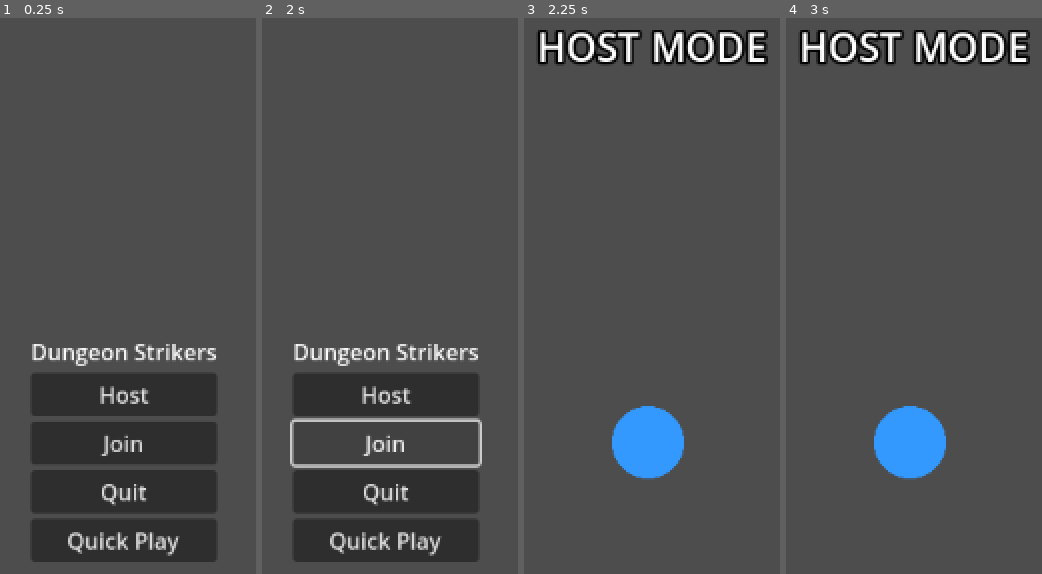
Above: before the commit, frames 1-4 (left to right).
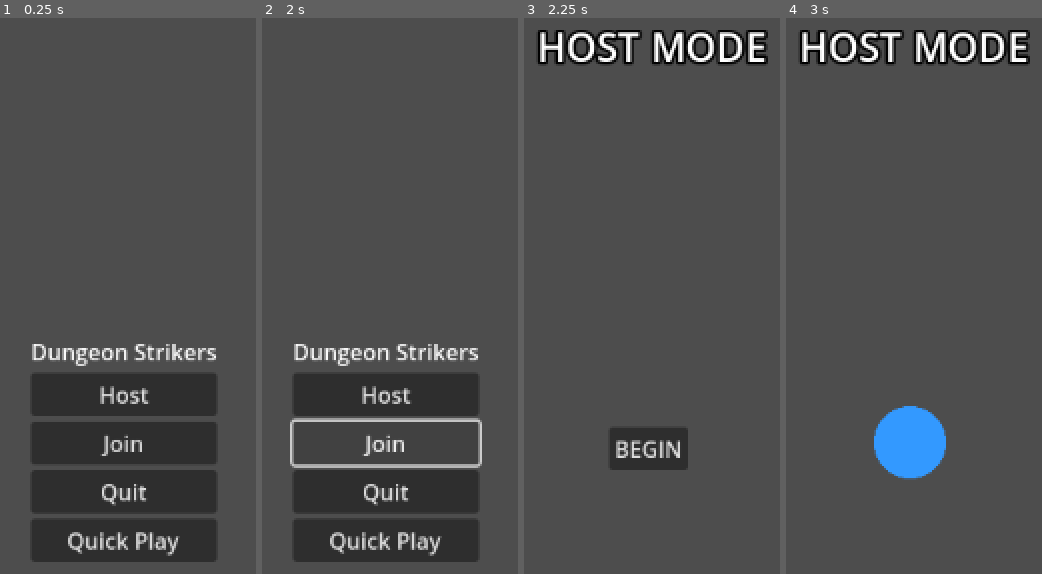
Above: after the commit, the same moments.

Repository: Tohzt/Dungeon-Strikers-2D
Game: Godot game, scene res://Main Menu/Main Menu.tscn
Two runs of this game, one before a commit and one after it. Both use one fixed random seed, a clock stepped at 60 frames per second and the inputs below.
Inputs (mouse positions are in pixels of both pictures, inside the frame that each line leads up to):
- Up to frame 1 (0.25 s): no input
- Up to frame 2 (2 s): click "Host" at 0.5 s; click "Join" at 1.25 s
- Up to frame 3 (2.25 s): click "Quick Play" at 2 s
- Up to frame 4 (3 s): click (908, 446) at 2.75 s, where only the run after the commit has a clickable "BEGIN"

Frames 1-2 are identical in both runs. In frame 3, 3.3% of the frame differs, in the area x 33-65%, y 69-84%; in frame 4, nothing differs.

Commit message:
wip: networking. client cant attack

Diff:
--- a/Ball/ball.tscn
+++ b/Ball/ball.tscn
@@ -1,6 +1,15 @@
-[gd_scene load_steps=4 format=3 uid="uid://cgg53vkkel4lq"]
+[gd_scene load_steps=6 format=3 uid="uid://cgg53vkkel4lq"]
 
 [ext_resource type="Script" path="res://Ball/ball.gd" id="1_ixnqm"]
+
+[sub_resource type="PhysicsMaterial" id="PhysicsMaterial_eo4ax"]
+rough = true
+bounce = 1.0
+
+[sub_resource type="SceneReplicationConfig" id="SceneReplicationConfig_xh4y6"]
+properties/0/path = NodePath(".:position")
+properties/0/spawn = true
+properties/0/replication_mode = 1
 
 [sub_resource type="CircleShape2D" id="CircleShape2D_mmb0u"]
 radius = 26.0
@@ -9,14 +18,18 @@
 radius = 26.0
 height = 52.0
 
-[node name="Ball" type="RigidBody2D"]
+[node name="Ball" type="RigidBody2D" groups=["Ball"]]
 position = Vector2(558, 302)
-collision_layer = 2
-collision_mask = 5
+collision_layer = 4
+collision_mask = 3
 mass = 0.5
+physics_material_override = SubResource("PhysicsMaterial_eo4ax")
 gravity_scale = 0.0
-linear_damp = 0.5
+linear_damp = 1.0
 script = ExtResource("1_ixnqm")
+
+[node name="MultiplayerSynchronizer" type="MultiplayerSynchronizer" parent="."]
+replication_config = SubResource("SceneReplicationConfig_xh4y6")
 
 [node name="CollisionShape2D" type="CollisionShape2D" parent="."]
 shape = SubResource("CircleShape2D_mmb0u")
--- a/Game/Room/room.gd
+++ b/Game/Room/room.gd
@@ -2,21 +2,21 @@
 
 
 # Toggle door function that handles both visibility and collision
-func toggle_door(door_name: String):
-	var door_node = $Doors.get_node(door_name)
+func toggle_door(door_name: String) -> void:
+	var door_node: CollisionPolygon2D = $Doors.get_node(door_name)
 	if door_node:
 		door_node.visible = not door_node.visible
 		door_node.disabled = not door_node.disabled
 
 # Convenience functions for specific doors
-func toggle_t_door():
+func toggle_t_door() -> void:
 	toggle_door("T_Door")
 
-func toggle_b_door():
+func toggle_b_door() -> void:
 	toggle_door("B_Door")
 
-func toggle_l_door():
+func toggle_l_door() -> void:
 	toggle_door("L_Door")
 
-func toggle_r_door():
+func toggle_r_door() -> void:
 	toggle_door("R_Door")
--- a/Game/game.gd
+++ b/Game/game.gd
@@ -7,5 +7,15 @@
 	if Input.is_action_just_pressed("ui_cancel"):
 		get_tree().change_scene_to_file(Global.MAIN)
 
-	var direction = Input.get_vector("look_left", "look_right", "look_up", "look_down")
+	if multiplayer.get_unique_id() != 1: return
+	# Overwrite Camera Movement
+	var direction: Vector2 = Input.get_vector("look_left", "look_right", "look_up", "look_down")
 	$Camera2D.position += direction * delta * 100
+
+
+func _on_btn_begin_pressed() -> void:
+	$"Host UI/BTN Begin".hide()
+	if multiplayer.get_unique_id() != 1: return
+	var _ball: BallClass = Global.BALL.instantiate()
+	_ball.global_position = $"Spawn Points/Ball Spawn".global_position
+	$Entities.add_child(_ball)
--- a/Game/game.tscn
+++ b/Game/game.tscn
@@ -1,21 +1,19 @@
-[gd_scene load_steps=7 format=3 uid="uid://cihs4nfo1pjvn"]
+[gd_scene load_steps=5 format=3 uid="uid://cihs4nfo1pjvn"]
 
-[ext_resource type="PackedScene" uid="uid://cgg53vkkel4lq" path="res://Ball/ball.tscn" id="1_6dktq"]
 [ext_resource type="Script" path="res://Game/game.gd" id="1_rc60p"]
 [ext_resource type="Script" path="res://Game/host_ui.gd" id="2_kysc5"]
 [ext_resource type="Script" path="res://Game/room_controller.gd" id="4_aitnw"]
 [ext_resource type="PackedScene" uid="uid://b4226omcdcsq6" path="res://Game/Room/room.tscn" id="4_nljok"]
 
-[sub_resource type="PhysicsMaterial" id="PhysicsMaterial_ts146"]
-bounce = 1.0
-
 [node name="Game" type="Node2D"]
 script = ExtResource("1_rc60p")
 
 [node name="MultiplayerSpawner" type="MultiplayerSpawner" parent="."]
-spawn_path = NodePath("../Players")
+_spawnable_scenes = PackedStringArray("res://Player/player.tscn", "res://Ball/ball.tscn")
+spawn_path = NodePath("../Entities")
+spawn_limit = 3
 
-[node name="Players" type="Node2D" parent="."]
+[node name="Entities" type="Node2D" parent="."]
 
 [node name="Host UI" type="CanvasLayer" parent="."]
 script = ExtResource("2_kysc5")
@@ -39,12 +37,20 @@
 vertical_alignment = 1
 uppercase = true
 
-[node name="Ball" parent="." instance=ExtResource("1_6dktq")]
-position = Vector2(576, 320)
-collision_layer = 4
-collision_mask = 3
-physics_material_override = SubResource("PhysicsMaterial_ts146")
-max_contacts_reported = 4
+[node name="BTN Begin" type="Button" parent="Host UI"]
+anchors_preset = 8
+anchor_left = 0.5
+anchor_top = 0.5
+anchor_right = 0.5
+anchor_bottom = 0.5
+offset_left = -28.5
+offset_top = -15.5
+offset_right = 28.5
+offset_bottom = 15.5
+grow_horizontal = 2
+grow_vertical = 2
+text = "BEGIN"
+icon_alignment = 1
 
 [node name="Camera2D" type="Camera2D" parent="."]
 anchor_mode = 0
@@ -73,3 +79,8 @@
 
 [node name="P2 Spawn" type="Marker2D" parent="Spawn Points"]
 position = Vector2(896, 320)
+
+[node name="Ball Spawn" type="Marker2D" parent="Spawn Points"]
+position = Vector2(576, 320)
+
+[connection signal="pressed" from="Host UI/BTN Begin" to="." method="_on_btn_begin_pressed"]
--- a/Game/host_ui.gd
+++ b/Game/host_ui.gd
@@ -1,9 +1,9 @@
 extends CanvasLayer
 
 
-func _ready():
+func _ready() -> void:
 	visible = multiplayer.is_server()
 
 
-func _process(_delta):
+func _process(_delta: float) -> void:
 	pass
--- a/Game/room_controller.gd
+++ b/Game/room_controller.gd
@@ -1,32 +1,32 @@
 extends Node
 
 var current_room: RoomClass
-var prev_key1_pressed := false
-var prev_key2_pressed := false
-var prev_key3_pressed := false
-var prev_key4_pressed := false
+var prev_key1_pressed: bool = false
+var prev_key2_pressed: bool = false
+var prev_key3_pressed: bool = false
+var prev_key4_pressed: bool = false
 
 # Dictionary mapping key constants to door names and previous key states
-var key_mappings = {
+var key_mappings: Dictionary = {
 	KEY_1: {"door": "T_Door", "prev_pressed": "prev_key1_pressed"},
 	KEY_2: {"door": "B_Door", "prev_pressed": "prev_key2_pressed"},
 	KEY_3: {"door": "L_Door", "prev_pressed": "prev_key3_pressed"},
 	KEY_4: {"door": "R_Door", "prev_pressed": "prev_key4_pressed"}
 }
 
-func _ready():
+func _ready() -> void:
 	current_room = $"Room Center"
 
-func _process(_delta):
-	for key in key_mappings:
+func _process(_delta: float) -> void:
+	for key: int in key_mappings:
 		check_key_for_door(key, key_mappings[key]["door"], key_mappings[key]["prev_pressed"])
 
 # Helper function to check if a key was just pressed and toggle the corresponding door
-func check_key_for_door(key_code: int, door_name: String, prev_pressed_var: String):
-	var key_pressed = Input.is_physical_key_pressed(key_code)
+func check_key_for_door(key_code: int, door_name: String, prev_pressed_var: String) -> void:
+	var key_pressed: bool = Input.is_physical_key_pressed(key_code)
 	if key_pressed and not get(prev_pressed_var) and current_room:
 		current_room.toggle_door(door_name)
 	set(prev_pressed_var, key_pressed)
 
-func _on_room_changed(new_room: RoomClass):
+func _on_room_changed(new_room: RoomClass) -> void:
 	current_room = new_room
--- a/Main Menu/main_menu.gd
+++ b/Main Menu/main_menu.gd
@@ -1,29 +1,29 @@
 extends Node
 
-const PLAYER = preload("res://Player/player.tscn")
+const PLAYER: PackedScene = preload("res://Player/player.tscn")
 
 
-func _on_host_pressed():
+func _on_host_pressed() -> void:
 	# Use the Multiplayer autoload to handle hosting
 	if has_node("/root/Multiplayer"):
-		var multiplayer_node = get_node("/root/Multiplayer")
+		var multiplayer_node: Node = get_node("/root/Multiplayer")
 		multiplayer_node.create_server()
 	else:
 		print("Error: Multiplayer autoload not found")
 
 
-func _on_join_pressed():
+func _on_join_pressed() -> void:
 	# Use the Multiplayer autoload to handle joining
 	if has_node("/root/Multiplayer"):
-		var multiplayer_node = get_node("/root/Multiplayer")
+		var multiplayer_node: Node = get_node("/root/Multiplayer")
 		multiplayer_node.join_server()
 	else:
 		print("Error: Multiplayer autoload not found")
 
 
-func _on_quit_pressed():
+func _on_quit_pressed() -> void:
 	get_tree().quit()
 
 
-func _on_quick_play_pressed():
+func _on_quick_play_pressed() -> void:
 	get_tree().change_scene_to_file(Global.GAME)
--- a/Player/player.gd
+++ b/Player/player.gd
@@ -1,30 +1,36 @@
 class_name PlayerClass extends CharacterBody2D
 
-@onready var col_body = $Body  # Reference to the player's collision body
+@onready var col_body: CollisionShape2D = $Body  # Reference to the player's collision body
 @onready var col_attack: AttackClass = $Attack  # Reference to the attack projectile
 
-# Multiplayer variables
-@export var player_id := 1
-var is_local_player = false
-
 # Movement constants
-const SPEED = 300.0  # Player movement speed
+const SPEED: float = 300.0  # Player movement speed
 
 # Attack properties
-const ATTACK_POWER = 400.0  # Force applied to objects hit by the attack
-var can_attack = true  # Flag to determine if player can attack
-var attack = false  # Flag to track if attack button is pressed
-var attack_cooldown = 0.0  # Timer to track attack cooldown
-var attack_cooldown_max = 0.5  # Time in seconds before player can attack again
+const ATTACK_POWER: float = 400.0  # Force applied to objects hit by the attack
+var can_attack: bool = true  # Flag to determine if player can attack
+var attack: bool= false  # Flag to track if attack button is pressed
+var attack_cooldown: float = 0.0  # Timer to track attack cooldown
+var attack_cooldown_max: float= 0.5  # Time in seconds before player can attack again
 var attack_direction: Vector2
 
-func _enter_tree():
+func _enter_tree() -> void:
 	# Set the appropriate player ID for network identity
 	if multiplayer.has_multiplayer_peer():
-		is_local_player = player_id == multiplayer.get_unique_id()
+		set_multiplayer_authority(int(str(name)))
 
-func _input(event):
-	if !is_local_player: return
+func _ready() -> void:
+	var _spawn_id: int = 1 if multiplayer.is_server() else 2
+	if multiplayer.get_unique_id() != int(str(name)):
+		modulate = Color.RED
+		_spawn_id = 1 if _spawn_id == 2 else 2
+	var _spawn_point: String = "Spawn Points/P%s Spawn" % _spawn_id
+	var current_scene: Node = get_tree().current_scene
+	var _spwner: Node = current_scene.get_node(_spawn_point)
+	global_position = _spwner.global_position
+
+func _input(event: InputEvent) -> void:
+	if !is_multiplayer_authority(): return
 
 	# Handle mouse input for attacking
 	if event is InputEventMouseButton and event.button_index == MOUSE_BUTTON_LEFT:
@@ -32,27 +38,27 @@
 			attack = true
 			# Update target direction based on mouse position
 			#TODO: Consider always tracking mouse_position
-			var mouse_position = get_global_mouse_position()
+			var mouse_position: Vector2 = get_global_mouse_position()
 			attack_direction = (mouse_position - global_position).normalized()
 		if event.is_released():
 			attack = false
 
-func _process(delta):
-	if !is_local_player: return
+func _process(delta: float) -> void:
+	if !is_multiplayer_authority(): return
 	_handle_attack_cooldown(delta)
 
-func _physics_process(delta):
-	if !is_local_player: return
+func _physics_process(delta: float) -> void:
+	if !is_multiplayer_authority(): return
 	_handle_attack()
 	_handle_movement(delta)
 
-func _handle_attack_cooldown(delta):
+func _handle_attack_cooldown(delta: float) -> void:
 	if !can_attack:
 		attack_cooldown -= delta
 		if attack_cooldown <= 0:
 			can_attack = true
 
-func _handle_attack():
+func _handle_attack() -> void:
 	if col_attack:
 		if attack:
 			# Launch attack in direction of mouse cursor
@@ -64,11 +70,11 @@
 			# Attack is not active and cooldown is complete
 			col_attack.return_to_owner()
 
-func _handle_movement(delta):
-	var direction = Input.get_vector("move_left", "move_right", "move_up", "move_down")
+func _handle_movement(delta: float) -> void:
+	var direction: Vector2 = Input.get_vector("move_left", "move_right", "move_up", "move_down")
 	if direction:
 		# Smooth movement with lerp for better feel
-		var prev_dir = velocity.normalized()
+		var prev_dir: Vector2 = velocity.normalized()
 		velocity.x = lerp(prev_dir.x, direction.x, delta*10) * SPEED
 		velocity.y = lerp(prev_dir.y, direction.y, delta*10) * SPEED
 	else:
--- a/Player/player.tscn
+++ b/Player/player.tscn
@@ -1,7 +1,15 @@
-[gd_scene load_steps=9 format=3 uid="uid://btf8e0wnlbd82"]
+[gd_scene load_steps=10 format=3 uid="uid://btf8e0wnlbd82"]
 
 [ext_resource type="Script" path="res://Player/player.gd" id="1_iyeam"]
 [ext_resource type="Script" path="res://Player/player_attack.gd" id="2_r7mu0"]
+
+[sub_resource type="SceneReplicationConfig" id="SceneReplicationConfig_emixd"]
+properties/0/path = NodePath(".:position")
+properties/0/spawn = true
+properties/0/replication_mode = 1
+properties/1/path = NodePath("Attack:position")
+properties/1/spawn = true
+properties/1/replication_mode = 1
 
 [sub_resource type="Gradient" id="Gradient_i7jue"]
 offsets = PackedFloat32Array(0.6875, 0.721154)
@@ -30,6 +38,9 @@
 collision_layer = 2
 script = ExtResource("1_iyeam")
 
+[node name="MultiplayerSynchronizer" type="MultiplayerSynchronizer" parent="."]
+replication_config = SubResource("SceneReplicationConfig_emixd")
+
 [node name="Sprite2D" type="Sprite2D" parent="."]
 modulate = Color(0, 1, 0, 1)
 texture = SubResource("GradientTexture2D_sfcxh")
@@ -43,7 +54,6 @@
 [node name="Attack" type="RigidBody2D" parent="."]
 top_level = true
 collision_layer = 2
-collision_mask = 0
 custom_integrator = true
 contact_monitor = true
 max_contacts_reported = 2
--- a/Player/player_attack.gd
+++ b/Player/player_attack.gd
@@ -1,20 +1,20 @@
 class_name AttackClass extends RigidBody2D
 
 @onready var Master: PlayerClass = get_parent()
-@onready var mesh_instance = $MeshInstance2D  # Visual representation of the attack
+@onready var mesh_instance: MeshInstance2D = $MeshInstance2D  # Visual representation of the attack
 
 # State variables
-var is_active = false  # Flag to track if attack is currently active
+var is_active: bool = false  # Flag to track if attack is currently active
 var attack_direction: Vector2 = Vector2.ZERO  # Direction of the attack
 var owner_velocity: Vector2 = Vector2.ZERO  # Reference to the owner's velocity for combined hits
 
-func _ready():
+func _ready() -> void:
 	modulate = Master.modulate
 	global_position = Master.global_position
 	_update_appearance(false)
 
 # Called by the player to launch the attack
-func attack(direction: Vector2, power: float, owner_vel: Vector2):
+func attack(direction: Vector2, power: float, owner_vel: Vector2) -> void:
 	attack_direction = direction
 	owner_velocity = owner_vel
 	apply_central_impulse(direction * power)
@@ -22,12 +22,12 @@
 	is_active = true
 
 # Reset the attack position to the owner
-func reset_position(owner_position: Vector2 = Master.global_position):
+func reset_position(owner_position: Vector2 = Master.global_position) -> void:
 	global_position = owner_position
 	linear_velocity = Vector2.ZERO
 
 # HACK: Why the fuck does this break when i remove the if/else..?
-func return_to_owner(owner_position: Vector2 = Master.global_position):
+func return_to_owner(owner_position: Vector2 = Master.global_position) -> void:
 	if global_position.distance_to(owner_position) > 5:
 		_update_appearance(false)
 		reset_position(owner_position)
@@ -38,6 +38,6 @@
 		is_active = false
 
 # Update the visual appearance of the attack
-func _update_appearance(active: bool):
-	var _offset = 0.0 if active else 0.2
+func _update_appearance(active: bool) -> void:
+	var _offset: float = 0.0 if active else 0.2
 	mesh_instance.scale = Vector2(1.0 - _offset, 1.0 - _offset)
--- a/global.gd
+++ b/global.gd
@@ -1,7 +1,8 @@
 extends Node
 
-const GAME = "res://Game/game.tscn"
-const MAIN = "res://Main Menu/Main Menu.tscn"
-const ROOM = "res://Game/Room/room.tscn"
+const GAME: String = "res://Game/game.tscn"
+const MAIN: String = "res://Main Menu/Main Menu.tscn"
+const ROOM: String = "res://Game/Room/room.tscn"
 
-const PLAYER = preload("res://Player/player.tscn")
+const PLAYER: PackedScene = preload("res://Player/player.tscn")
+const BALL: PackedScene = preload("res://Ball/ball.tscn")
--- a/multiplayer.gd
+++ b/multiplayer.gd
@@ -1,18 +1,18 @@
 extends Node
 
-const SERVER_IP = "localhost"
-const SERVER_PORT = 25565
+const SERVER_IP: String = "localhost"
+const SERVER_PORT: int = 25565
 # Configuration
-const MAX_CLIENTS = 4
+const MAX_CLIENTS: int = 4
 
 # Server creation function
-func create_server():
+func create_server() -> void:
 	print("Host connecting to server...")
-	var peer = ENetMultiplayerPeer.new()
-	var error = peer.create_server(SERVER_PORT, MAX_CLIENTS)
+	var peer: ENetMultiplayerPeer = ENetMultiplayerPeer.new()
+	var error: Error = peer.create_server(SERVER_PORT, MAX_CLIENTS)
 	if error != OK:
 		print_debug("Host cannot host: " + str(error))
-		return false
+		return
 
 	multiplayer.multiplayer_peer = peer
 	multiplayer.peer_connected.connect(_add_player)
@@ -22,13 +22,13 @@
 	_go_to_scene(Global.GAME)
 
 # Client connection function
-func join_server():
+func join_server() -> void:
 	print("Client connecting to server...")
-	var peer = ENetMultiplayerPeer.new()
-	var error = peer.create_client(SERVER_IP, SERVER_PORT)
+	var peer: ENetMultiplayerPeer = ENetMultiplayerPeer.new()
+	var error: Error = peer.create_client(SERVER_IP, SERVER_PORT)
 	if error != OK:
 		print("Client cannot connect: " + str(error))
-		return false
+		return
 
 	multiplayer.multiplayer_peer = peer
 	# Setup client-side events
@@ -37,18 +37,19 @@
 	#multiplayer.server_disconnected.connect(_on_server_disconnected)
 
 	#TODO: Get Player spawn information
-	_go_to_scene(Global.GAME)
+	#_go_to_scene(Global.GAME)
+	get_tree().change_scene_to_file(Global.GAME)
 
 #func _on_peer_connected(peer_id):
 	#print("Peer %s Connected!" % peer_id)
 	#_spawn_player(peer_id)
 
-func _on_peer_disconnected(peer_id):
+func _on_peer_disconnected(peer_id: int) -> void:
 	print("Peer %s Disonnected!" % peer_id)
 
-func _go_to_scene(scene: String):
+func _go_to_scene(scene: String) -> void:
 	# Change the scene
-	var error = get_tree().change_scene_to_file(scene)
+	var error: Error = get_tree().change_scene_to_file(scene)
 	if error != OK:
 		print("Error changing scene: ", error)
 		return
@@ -58,7 +59,7 @@
 	get_tree().node_added.connect(_on_node_added_during_transition, CONNECT_ONE_SHOT)
 
 # This will be called when the main scene node is added to the tree
-func _on_node_added_during_transition(node: Node):
+func _on_node_added_during_transition(node: Node) -> void:
 	# Check if this is the main scene node (top level)
 	if node.get_parent() == get_tree().root:
 		# Disconnect to prevent further triggers
@@ -68,29 +69,20 @@
 		# Call in deferred mode to ensure the scene is completely ready
 		call_deferred("_add_player", multiplayer.get_unique_id())
 
-func _add_player(peer_id):
+func _add_player(peer_id: int) -> void:
 	print("Spawning %s in scene:" % peer_id)
-	var root = get_tree().root
+	var root: Window = get_tree().root
 
 	# Get the current scene node - last child of root
-	var current_scene = get_tree().current_scene
+	var current_scene: Node = get_tree().current_scene
 	if not current_scene:
 		current_scene = root.get_child(root.get_child_count() - 1)
 
 	if current_scene:
-		var _player = Global.PLAYER.instantiate()
-		_player.player_id = peer_id
-		var _spawn_id = 1 if multiplayer.is_server() else 2
-		if multiplayer.get_unique_id() != peer_id:
-			_player.modulate = Color.RED
-			_spawn_id = 1 if _spawn_id == 2 else 2
-		var _spawn_point = "Spawn Points/P%s Spawn" % _spawn_id
-		var _player_spawn = current_scene.get_node(_spawn_point)
-		_player.global_position = _player_spawn.global_position
-		#var _player_spawn = current_scene.get_node("Spawn Points")
-		#_player.global_position = _player_spawn.get_child(connected_players.size()).global_position
+		var _player: PlayerClass = Global.PLAYER.instantiate()
+		_player.name = str(peer_id)
 
-		current_scene.add_child(_player)
+		current_scene.get_node("Entities").add_child(_player)
 	else:
 		print_debug("ERROR: Could not find current scene")
 		# Disconnect the player
@@ -99,6 +91,6 @@
 			print_debug("Player disconnected due to scene loading failure")
 
 		# Return to the main menu
-		var error = get_tree().change_scene_to_file(Global.MAIN)
+		var error: Error = get_tree().change_scene_to_file(Global.MAIN)
 		if error != OK:
 			print_debug("Error changing to main menu scene: ", error)
--- a/project.godot
+++ b/project.godot
@@ -19,6 +19,11 @@
 
 Global="*res://global.gd"
 Multiplayer="*res://multiplayer.gd"
+
+[debug]
+
+gdscript/warnings/untyped_declaration=1
+gdscript/warnings/inferred_declaration=1
 
 [display]
 
Not shown, added: export_presets.cfg
